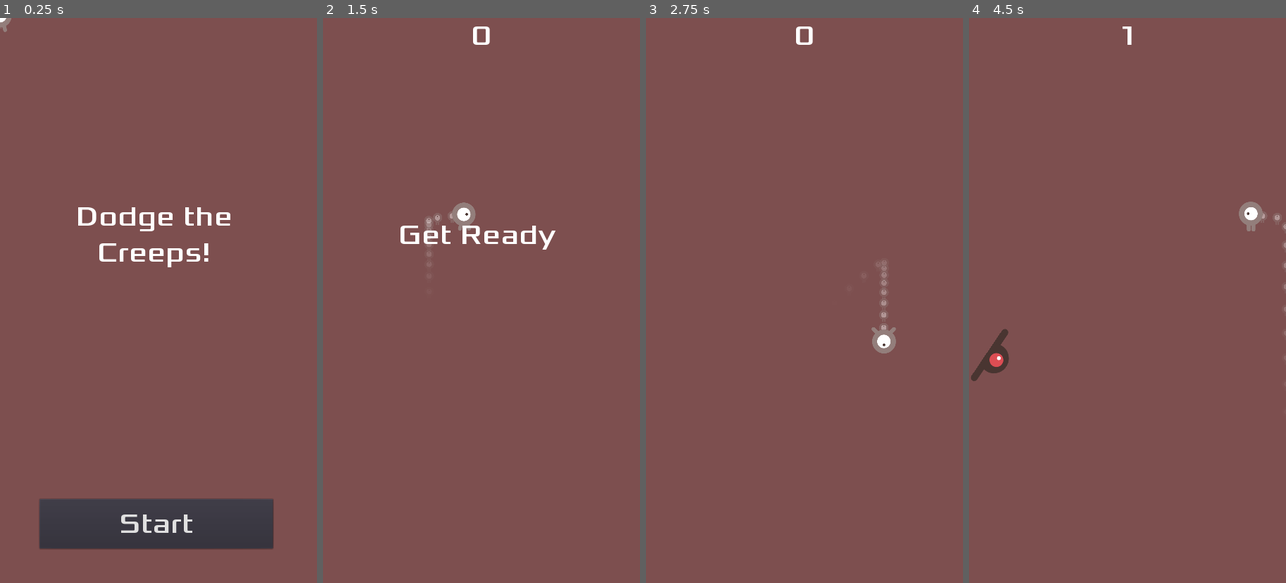
Above: before the commit, frames 1-4 (left to right).
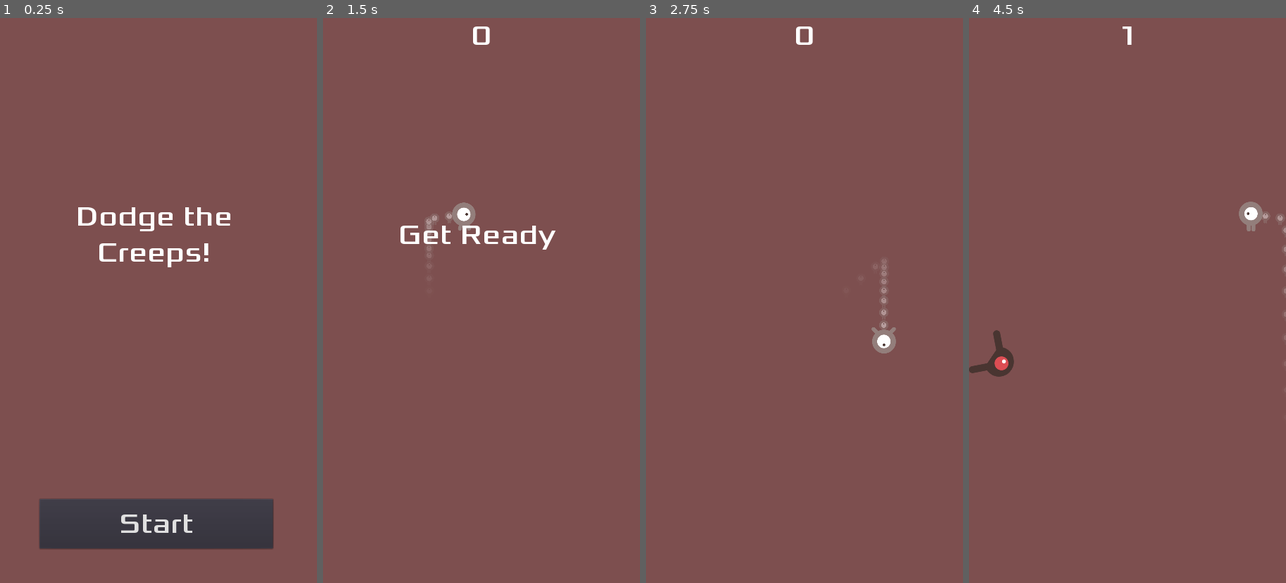
Above: after the commit, the same moments.

Repository: bbcbreno/dodge
Game: Godot game, scene res://scenes/Main.tscn
Two runs of this game, one before a commit and one after it. Both use one fixed random seed, a clock stepped at 60 frames per second and the inputs below.
Inputs:
- Up to frame 1 (0.25 s): no input
- Up to frame 2 (1.5 s): click "Start" at 0.5 s; tap Enter at 1.25 s; hold Right (ui_right) from 1.28 s (still down)
- Up to frame 3 (2.75 s): release Right (ui_right) at 2.03 s; hold Down (ui_down) from 2.03 s (still down)
- Up to frame 4 (4.5 s): release Down (ui_down) at 2.78 s; hold Right (ui_right) 2.78-3.53 s; hold Up (ui_up) 3.53-4.28 s; hold Left (ui_left) from 4.28 s (still down)

The runs differ from the first frame. In frame 1, less than 0.1% of the frame differs, in the area x 0-4%, y 0-3%; in frame 2, less than 0.1%; in frame 3, less than 0.1%; in frame 4, 0.5%, in the area x 0-100%, y 34-65%.

Commit message:
hide player

Diff:
--- a/scenes/Mob.tscn
+++ b/scenes/Mob.tscn
@@ -34,7 +34,7 @@
 radius = 34.6794
 height = 14.7974
 
-[node name="Mob" type="RigidBody2D" index="0"]
+[node name="Mob" type="RigidBody2D"]
 
 input_pickable = false
 collision_layer = 1
@@ -63,6 +63,7 @@
 scale = Vector2( 0.75, 0.75 )
 frames = SubResource( 1 )
 animation = "fly"
+frame = 1
 playing = true
 _sections_unfolded = [ "Transform" ]
 
--- a/scenes/Player.gd
+++ b/scenes/Player.gd
@@ -8,7 +8,7 @@
 
 func _ready():
 	screensize = get_viewport_rect().size
-	#hide()
+	hide()
 
 func _process(delta):
 	velocity = Vector2()
--- a/scenes/Player.tscn
+++ b/scenes/Player.tscn
@@ -2,9 +2,9 @@
 
 [ext_resource path="res://scenes/Player.gd" type="Script" id=1]
 [ext_resource path="res://art/playerGrey_up1.png" type="Texture" id=2]
-[ext_resource path="res://art/playerGrey_up2.png" type="Texture" id=3]
-[ext_resource path="res://art/playerGrey_walk1.png" type="Texture" id=4]
-[ext_resource path="res://art/playerGrey_walk2.png" type="Texture" id=5]
+[ext_resource path="res://art/playerGrey_walk1.png" type="Texture" id=3]
+[ext_resource path="res://art/playerGrey_walk2.png" type="Texture" id=4]
+[ext_resource path="res://art/playerGrey_up2.png" type="Texture" id=5]
 
 [sub_resource type="Gradient" id=1]
 
@@ -74,14 +74,14 @@
 [sub_resource type="SpriteFrames" id=6]
 
 animations = [ {
-"frames": [ ExtResource( 2 ), ExtResource( 3 ) ],
+"frames": [ ExtResource( 3 ), ExtResource( 4 ) ],
+"loop": true,
+"name": "right",
+"speed": 5.0
+}, {
+"frames": [ ExtResource( 2 ), ExtResource( 5 ) ],
 "loop": true,
 "name": "up",
-"speed": 5.0
-}, {
-"frames": [ ExtResource( 4 ), ExtResource( 5 ) ],
-"loop": true,
-"name": "right",
 "speed": 5.0
 } ]
 
